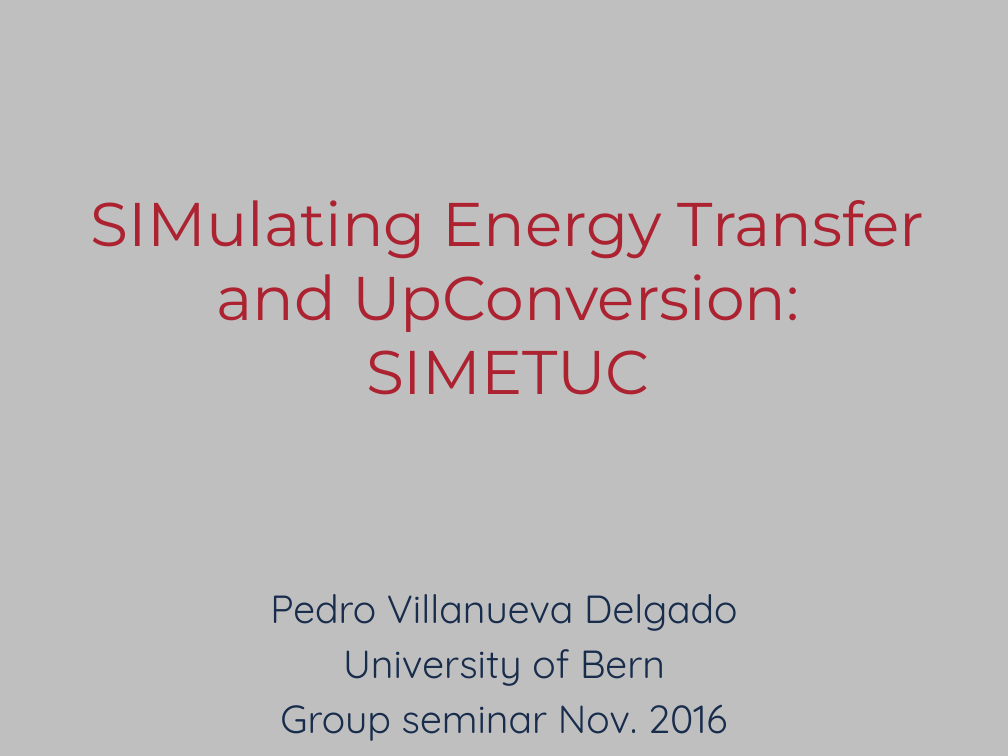
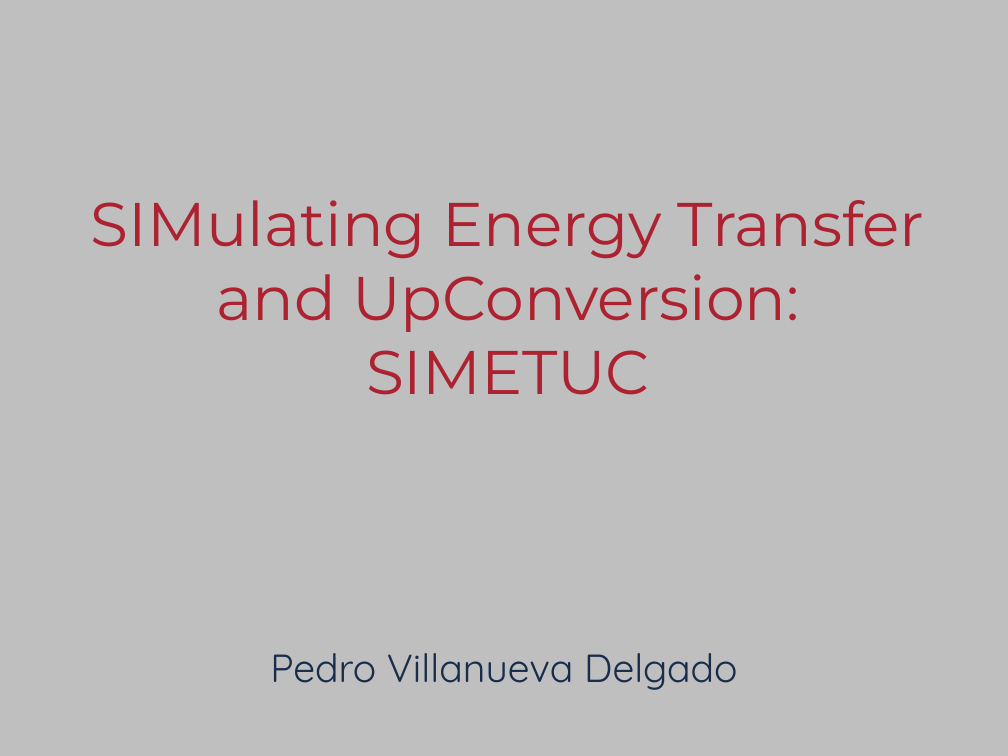
Before and after one commit to pedvide/simetuc, a slide deck: slide 1 of docs/simetuc_presentation/simetuc_presentation.pptx. Drawn at 1008x756 pixels with LibreOffice and Linux fonts; fonts in the diff are those of the drawing. Boxes give left, top, right and bottom in pixels: in the first picture for what was removed or moved away, otherwise in the second. Text is boxed around its words. In the diff, an @@ line names an element or a change of style, - is before the commit and + after.

```diff
--- a/docs/simetuc_presentation/simetuc_presentation.pptx
+++ b/docs/simetuc_presentation/simetuc_presentation.pptx
@@ subtitle "Pedro Villanueva Delgado": place and size @@
-subtitle "Pedro Villanueva Delgado" at (270, 594, 737, 741)
+subtitle "Pedro Villanueva Delgado" at (270, 653, 737, 690)
@@ subtitle at (280, 649, 728, 741): paragraphs removed @@
-University of Bern
-Group seminar Nov. 2016
```
Also in this commit, not shown: 7 other slides changed, 4 slides added, 10 other files.
